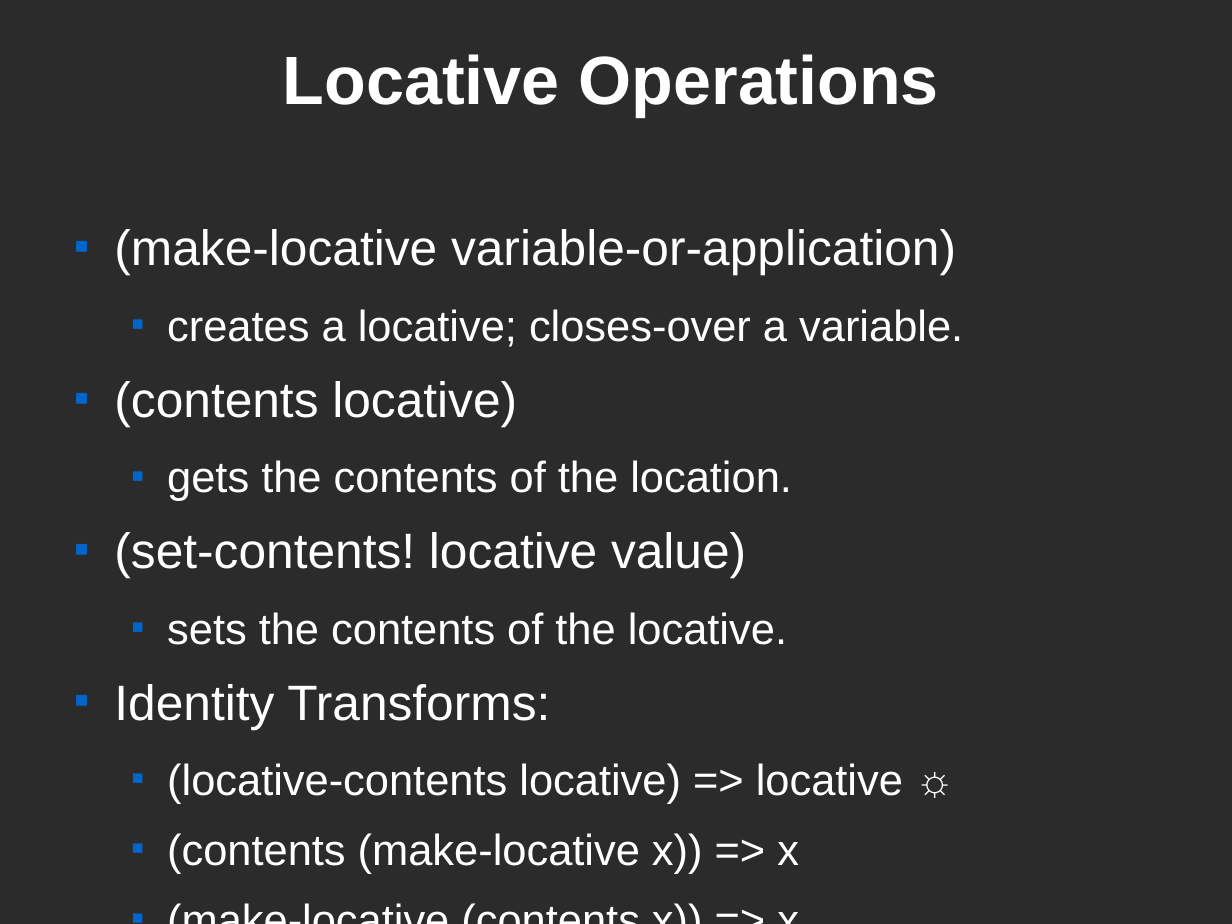
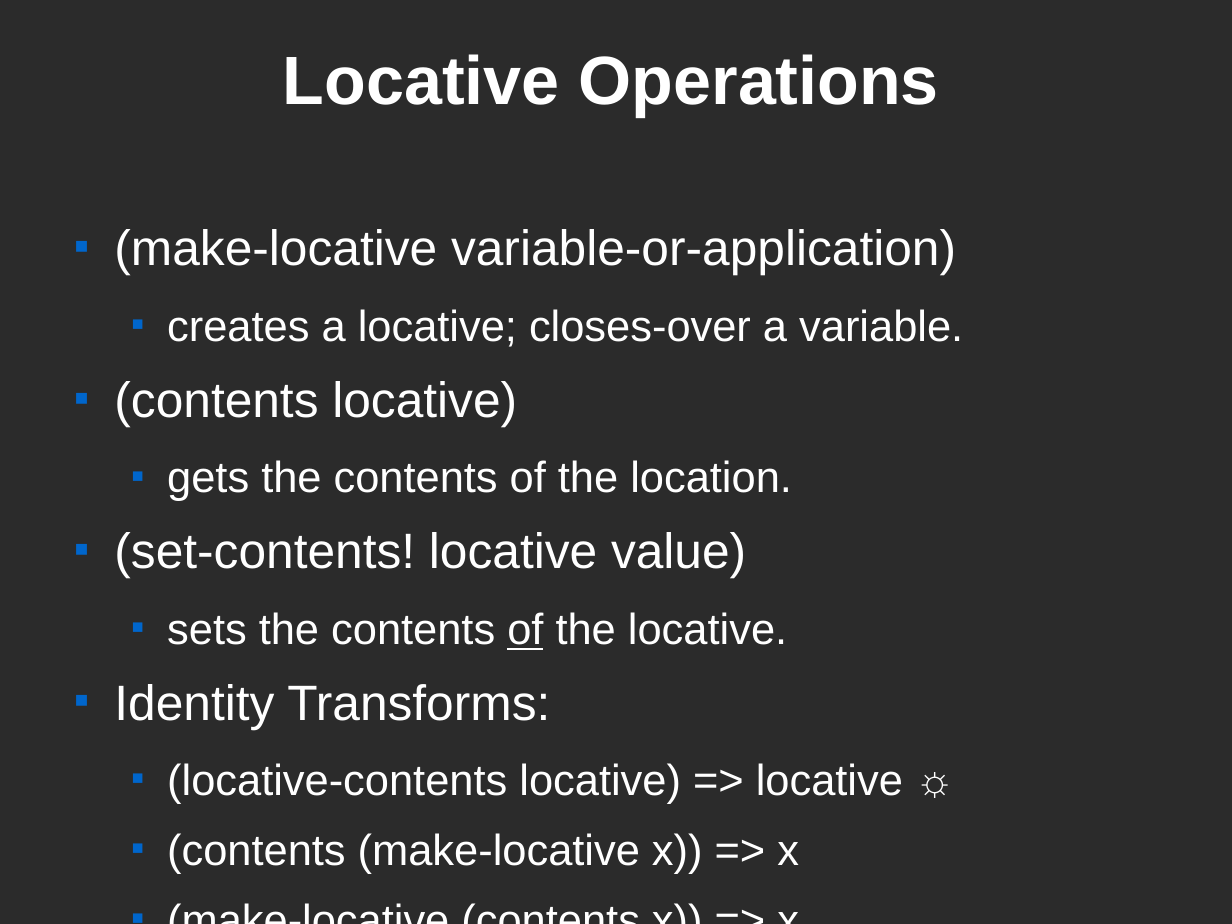
Before and after one commit to kstephens/ll, a slide deck: slide 24 of src/ll/doc/ll_system_design.odp. Drawn at 1232x924 pixels with LibreOffice and Linux fonts; fonts in the diff are those of the drawing; background and template pictures are left out; a plain dark background stands for a picture behind light text. Boxes give left, top, right and bottom in pixels: in the first picture for what was removed or moved away, otherwise in the second. Text is boxed around its words. In the diff, an @@ line names an element or a change of style, - is before the commit and + after.

```diff
--- a/src/ll/doc/ll_system_design.odp
+++ b/src/ll/doc/ll_system_design.odp
@@ text at [167, 612, 787, 650]: underline on in "of" @@
```
Also in this commit, not shown: 8 other slides changed, 6 other files.
